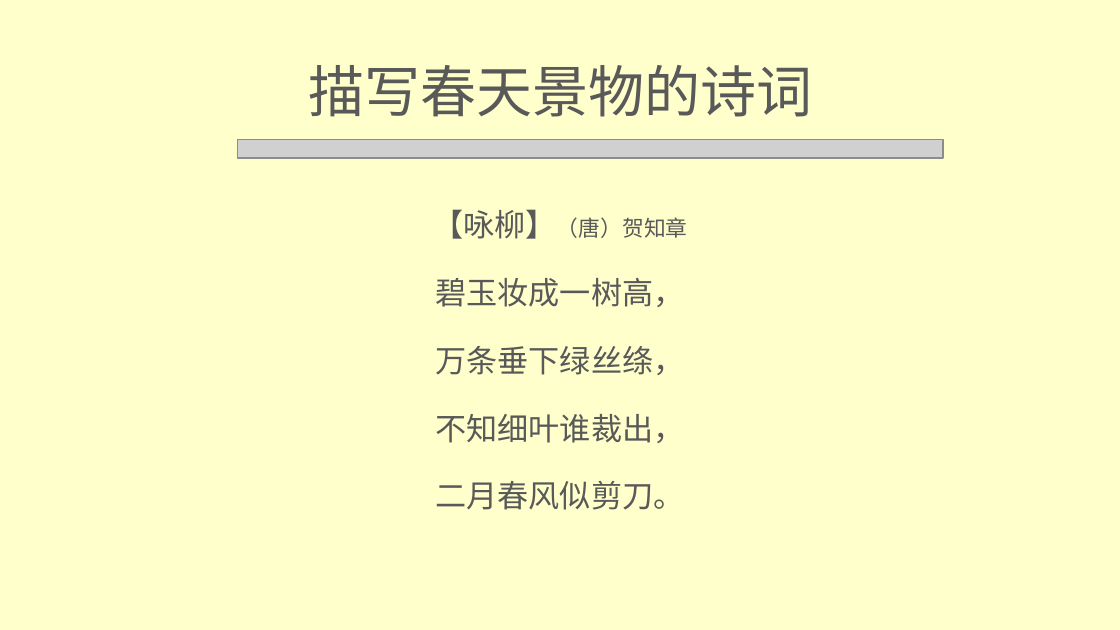
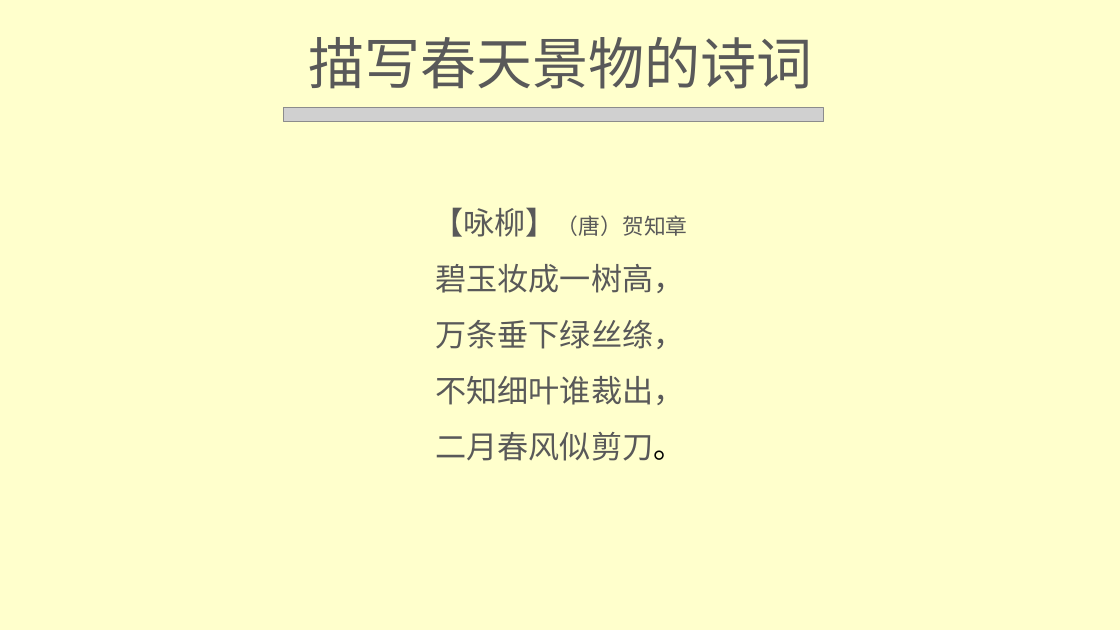
Before and after one commit to CancerXiaoAi/demo, a slide deck: slide 3 of 大学信息技术/项目4/实训1/慧雅诗韵.pptx. Drawn at 1120x630 pixels with LibreOffice and Linux fonts; fonts in the diff are those of the drawing; grey boxes stand for pictures; background and template pictures are left out. Boxes give left, top, right and bottom in pixels: in the first picture for what was removed or moved away, otherwise in the second. Text is boxed around its words. In the diff, an @@ line names an element or a change of style, - is before the commit and + after.

```diff
--- a/大学信息技术/项目4/实训1/慧雅诗韵.pptx
+++ b/大学信息技术/项目4/实训1/慧雅诗韵.pptx
@@ title "描写春天景物的诗词": place and size @@
-title "描写春天景物的诗词" at bbox=[308, 65, 812, 117]
+title "描写春天景物的诗词" at bbox=[308, 37, 812, 89]
@@ picture: place and size @@
-picture at bbox=[237, 140, 943, 158]
+picture at bbox=[283, 108, 824, 122]
@@ text "【咏柳】（唐）贺知章" at bbox=[432, 207, 688, 461]: font Noto Sans CJK SC to Calibri, text colour #595959 to #000000 in "二月春风似剪刀。"; less space between paragraphs @@
```
Also in this commit, not shown: 10 other slides changed, 2 other files.
